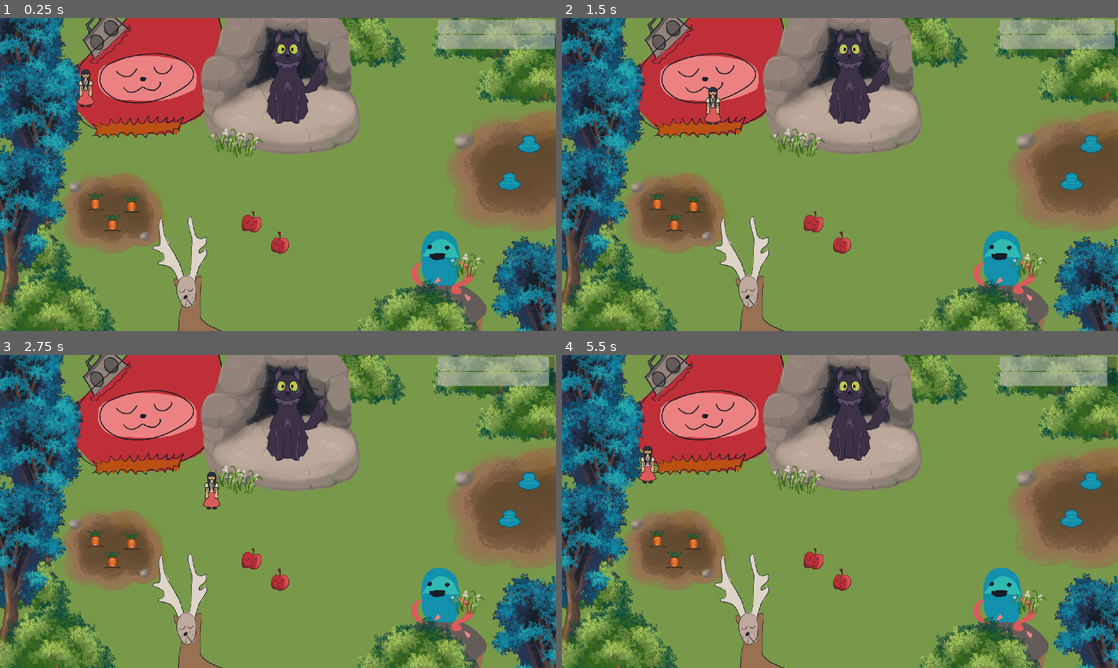
Above: before the commit, frames 1-4 (two rows, left to right).
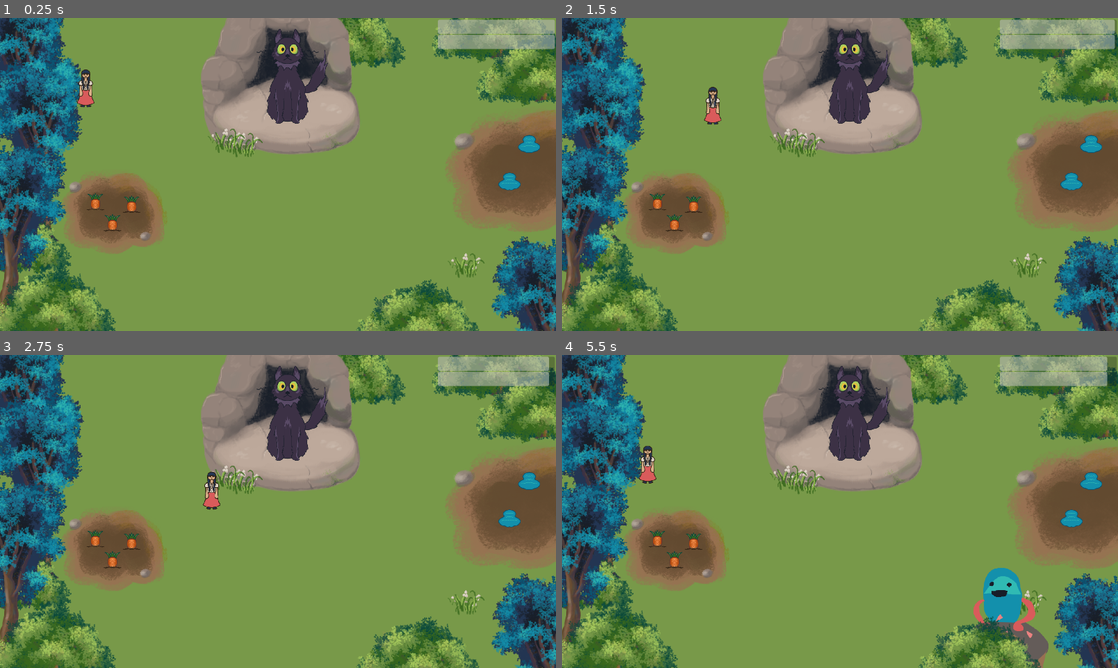
Above: after the commit, the same moments.

Repository: jadicodes/grotto-guardians
Game: Godot game, scene res://world/world.tscn
The game is run twice, just before and just after one commit, with the same random seed, the same clock (stepped at 60 frames per second) and the same inputs. Sound files missing from this copy of the repository are replaced by a short silence.
Inputs:
- Up to frame 1 (0.25 s): no input
- Up to frame 2 (1.5 s): tap Enter at 0.5 s; hold D (move_right) 0.53-1.28 s; tap E (interact) at 0.6, 1.35 s; hold S (move_down) from 1.28 s (still down)
- Up to frame 3 (2.75 s): release S (move_down) at 2.03 s; hold D (move_right) from 2.03 s (still down); tap E (interact) at 2.1 s
- Up to frame 4 (5.5 s): release D (move_right) at 2.78 s; hold W (move_up) 2.78-3.53 s; tap E (interact) every 0.75 s from 2.85 to 5.1 s; hold A (move_left) 3.53-5.03 s; hold S (move_down) from 5.03 s (still down)

The runs differ from the first frame. In frame 1, 12% of the frame differs, in the area x 13-88%, y 0-100%; in frame 2, 12%; in frame 3, 12%; in frame 4, 10%.

Commit message:
Coordinate animal entrances and music with leveling up

Diff:
--- a/project/entities/creatures/berry.tres
+++ b/project/entities/creatures/berry.tres
@@ -6,5 +6,6 @@
 
 [resource]
 script = ExtResource("1_632ki")
+creature_name = "Berry"
 sprite = ExtResource("3_pbcik")
 music = ExtResource("1_7dp0b")
--- a/project/entities/creatures/buzzy.tres
+++ b/project/entities/creatures/buzzy.tres
@@ -6,5 +6,6 @@
 
 [resource]
 script = ExtResource("1_qutru")
+creature_name = "Buzzy"
 sprite = ExtResource("3_1m55l")
 music = ExtResource("1_mtm1s")
--- a/project/entities/creatures/chord.tres
+++ b/project/entities/creatures/chord.tres
@@ -6,5 +6,6 @@
 
 [resource]
 script = ExtResource("1_2ifje")
+creature_name = "Chord"
 sprite = ExtResource("3_uwqln")
 music = ExtResource("1_d4bbx")
--- a/project/entities/creatures/creature.gd
+++ b/project/entities/creatures/creature.gd
@@ -1,5 +1,6 @@
 class_name Creature
 extends Resource
 
+@export var creature_name: String
 @export var sprite: CompressedTexture2D
 @export var music: AudioStreamWAV
--- a/project/entities/creatures/creature_body.gd
+++ b/project/entities/creatures/creature_body.gd
@@ -1,9 +1,23 @@
 extends AnimatableBody2D
 
-@export var _type: Creature
+@export var type: Creature
 
 
 func _ready() -> void:
-	$Sprite.texture = _type.sprite
-	$MusicPlayer.stream = _type.music
+	$Sprite.texture = type.sprite
+	$MusicPlayer.stream = type.music
 	$MusicPlayer.play()
+
+
+func show_creature(from_position: float = 0.0):
+	show()
+	$MusicPlayer.play(from_position)
+
+
+func hide_creature():
+	hide()
+	$MusicPlayer.stop()
+
+
+func get_music_time():
+	return $MusicPlayer.get_playback_position()
--- a/project/entities/creatures/rocky.tres
+++ b/project/entities/creatures/rocky.tres
@@ -6,5 +6,6 @@
 
 [resource]
 script = ExtResource("1_x4hl3")
+creature_name = "Rocky"
 sprite = ExtResource("3_j44tw")
 music = ExtResource("1_fu3jn")
--- a/project/entities/guardian/guardian.tscn
+++ b/project/entities/guardian/guardian.tscn
@@ -29,7 +29,7 @@
 shape = SubResource("RectangleShape2D_fnbnn")
 
 [node name="HappinessTimer" type="Timer" parent="."]
-wait_time = 10.0
+wait_time = 3.0
 autostart = true
 
 [connection signal="body_entered" from="PlayerDetector" to="." method="_on_player_detector_body_entered"]
--- a/project/world/world.gd
+++ b/project/world/world.gd
@@ -2,6 +2,8 @@
 
 var level: int = 0
 var current_state: int = 0
+var _music_playing: bool = false
+var _music_time: float = 0.0
 
 enum state {
 	NONE,
@@ -12,19 +14,40 @@
 }
 
 
+func _ready():
+	for creature in $Creatures.get_children():
+		creature.hide_creature()
+
+
+func _process(delta: float) -> void:
+	if _music_playing == true:
+		_music_time = $Creatures/Rocky.get_music_time()
+
+
 func _change_state(new_state):
 	current_state = new_state
 	match current_state:
 		state.NONE:
-			pass
+			for creature in $Creatures.get_children():
+				creature.hide_creature()
+				_music_playing = false
 		state.ROCKY:
-			pass
+			for creature in $Creatures.get_children():
+				if creature.type.creature_name == "Rocky":
+					creature.show_creature(_music_time)
+					_music_playing = true
 		state.BUZZ:
-			pass
+			for creature in $Creatures.get_children():
+				if creature.type.creature_name == "Buzzy":
+					creature.show_creature(_music_time)
 		state.BERRY:
-			pass
+			for creature in $Creatures.get_children():
+				if creature.type.creature_name == "Berry":
+					creature.show_creature(_music_time)
 		state.CHORDS:
-			pass
+			for creature in $Creatures.get_children():
+				if creature.type.creature_name == "Chord":
+					creature.show_creature(_music_time)
 
 
 func _on_guardian_leveled_up() -> void:
--- a/project/world/world.tscn
+++ b/project/world/world.tscn
@@ -47,21 +47,23 @@
 position = Vector2(1827, 435)
 type = ExtResource("8_la7rc")
 
-[node name="Berry" parent="." instance=ExtResource("12_51sri")]
+[node name="Creatures" type="CanvasLayer" parent="."]
+
+[node name="Berry" parent="Creatures" instance=ExtResource("12_51sri")]
 position = Vector2(907, 736)
-_type = ExtResource("13_wybsb")
+type = ExtResource("13_wybsb")
 
-[node name="Rocky" parent="." instance=ExtResource("12_51sri")]
+[node name="Rocky" parent="Creatures" instance=ExtResource("12_51sri")]
 position = Vector2(1515, 948)
-_type = ExtResource("7_k3elf")
+type = ExtResource("7_k3elf")
 
-[node name="Chord" parent="." instance=ExtResource("12_51sri")]
+[node name="Chord" parent="Creatures" instance=ExtResource("12_51sri")]
 position = Vector2(729, 1047)
-_type = ExtResource("8_tuyhr")
+type = ExtResource("8_tuyhr")
 
-[node name="Buzz" parent="." instance=ExtResource("12_51sri")]
+[node name="Buzz" parent="Creatures" instance=ExtResource("12_51sri")]
 position = Vector2(454, 32)
-_type = ExtResource("9_7w6ro")
+type = ExtResource("9_7w6ro")
 
 [node name="Grass2" type="Sprite2D" parent="."]
 position = Vector2(1610, 854)
